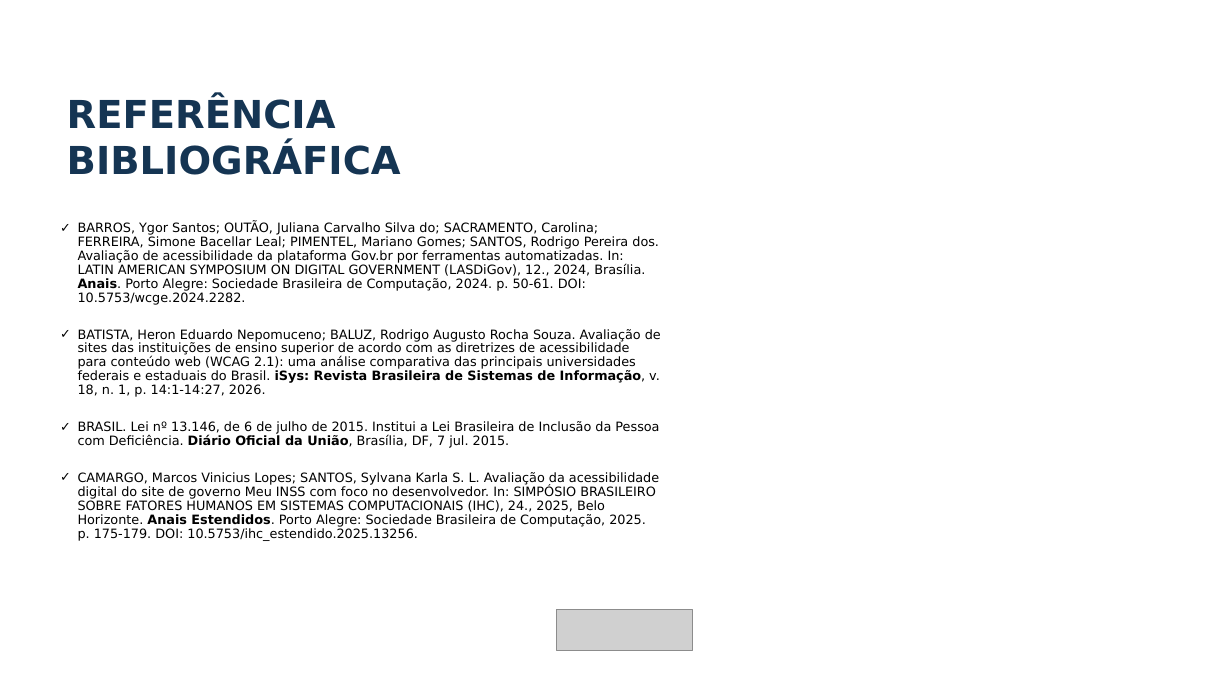
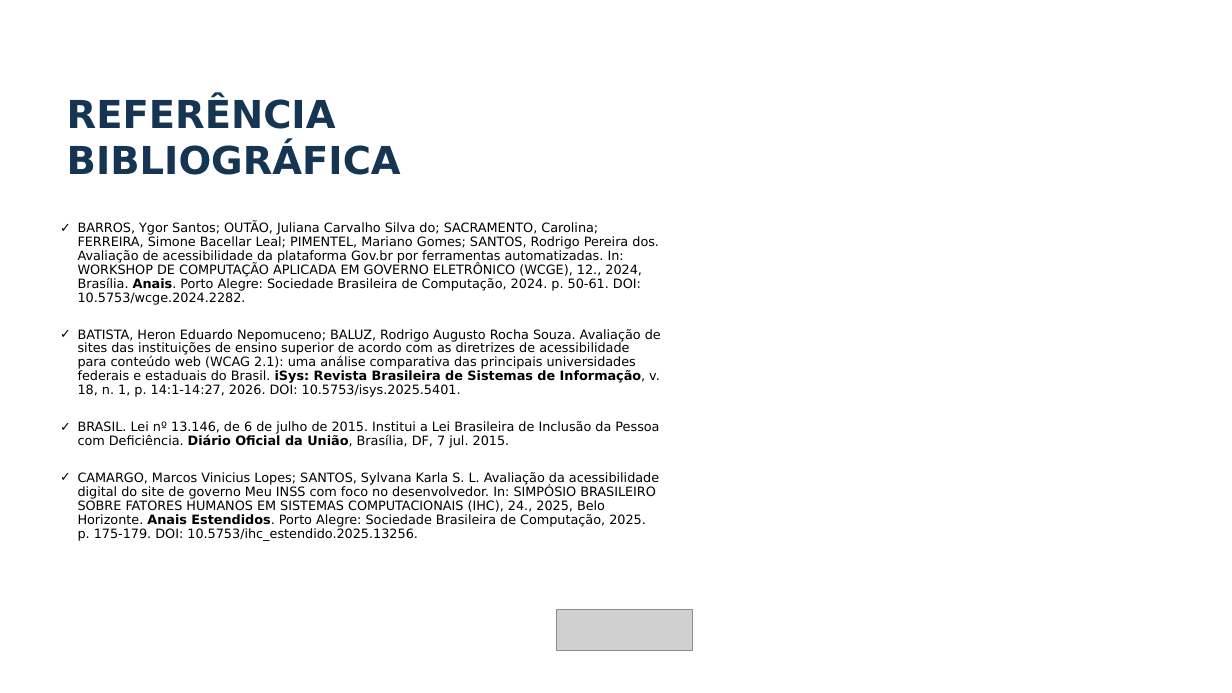
Before and after one commit to gustavollchs-glitch/QUI_Design-Profissional, a slide deck: slide 9 of Apresentacao_Gustavo_Luiz_Luchesi.pptx. Drawn at 1232x693 pixels with LibreOffice and Linux fonts; fonts in the diff are those of the drawing; grey boxes stand for pictures; background and template pictures are left out. Boxes give left, top, right and bottom in pixels: in the first picture for what was removed or moved away, otherwise in the second. Text is boxed around its words. In the diff, an @@ line names an element or a change of style, - is before the commit and + after.

```diff
--- a/Apresentacao_Gustavo_Luiz_Luchesi.pptx
+++ b/Apresentacao_Gustavo_Luiz_Luchesi.pptx
@@ text at [78, 222, 661, 397]: text changed @@
-✓ BARROS, Ygor Santos; OUTÃO, Juliana Carvalho Silva do; SACRAMENTO, Carolina; FERREIRA, Simone Bacellar Leal; PIMENTEL, Mariano Gomes; SANTOS, Rodrigo Pereira dos. Avaliação de acessibilidade da plataforma Gov.br por ferramentas automatizadas. In: LATIN AMERICAN SYMPOSIUM ON DIGITAL GOVERNMENT (LASDiGov), 12., 2024, Brasília. Anais. Porto Alegre: Sociedade Brasileira de Computação, 2024. p. 50-61. DOI: 10.5753/wcge.2024.2282.
-✓ BATISTA, Heron Eduardo Nepomuceno; BALUZ, Rodrigo Augusto Rocha Souza. Avaliação de sites das instituições de ensino superior de acordo com as diretrizes de acessibilidade para conteúdo web (WCAG 2.1): uma análise comparativa das principais universidades federais e estaduais do Brasil. iSys: Revista Brasileira de Sistemas de Informação, v. 18, n. 1, p. 14:1-14:27, 2026.
+✓ BARROS, Ygor Santos; OUTÃO, Juliana Carvalho Silva do; SACRAMENTO, Carolina; FERREIRA, Simone Bacellar Leal; PIMENTEL, Mariano Gomes; SANTOS, Rodrigo Pereira dos. Avaliação de acessibilidade da plataforma Gov.br por ferramentas automatizadas. In: WORKSHOP DE COMPUTAÇÃO APLICADA EM GOVERNO ELETRÔNICO (WCGE), 12., 2024, Brasília. Anais. Porto Alegre: Sociedade Brasileira de Computação, 2024. p. 50-61. DOI: 10.5753/wcge.2024.2282.
+✓ BATISTA, Heron Eduardo Nepomuceno; BALUZ, Rodrigo Augusto Rocha Souza. Avaliação de sites das instituições de ensino superior de acordo com as diretrizes de acessibilidade para conteúdo web (WCAG 2.1): uma análise comparativa das principais universidades federais e estaduais do Brasil. iSys: Revista Brasileira de Sistemas de Informação, v. 18, n. 1, p. 14:1-14:27, 2026. DOI: 10.5753/isys.2025.5401.
```
Also in this commit, not shown: 6 other files.
